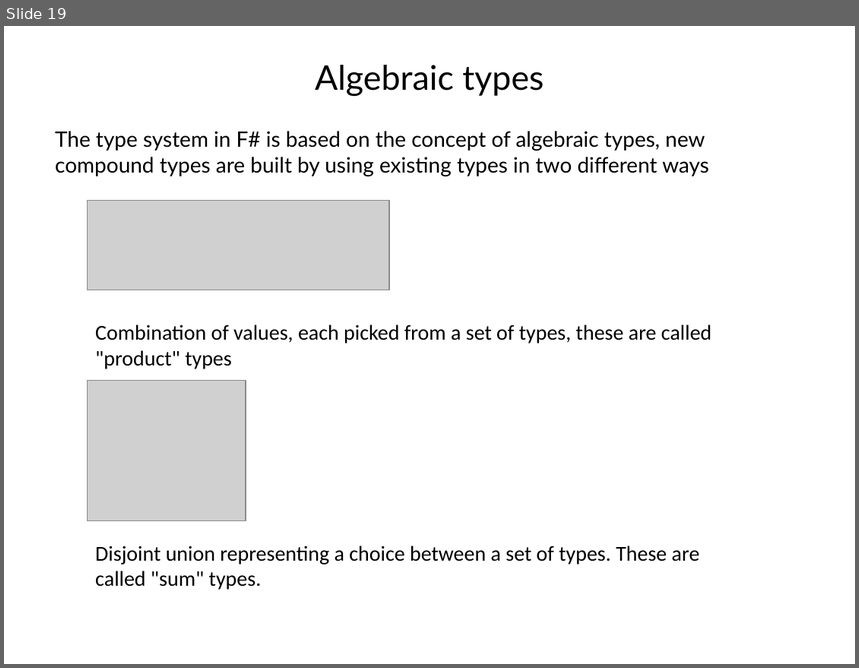
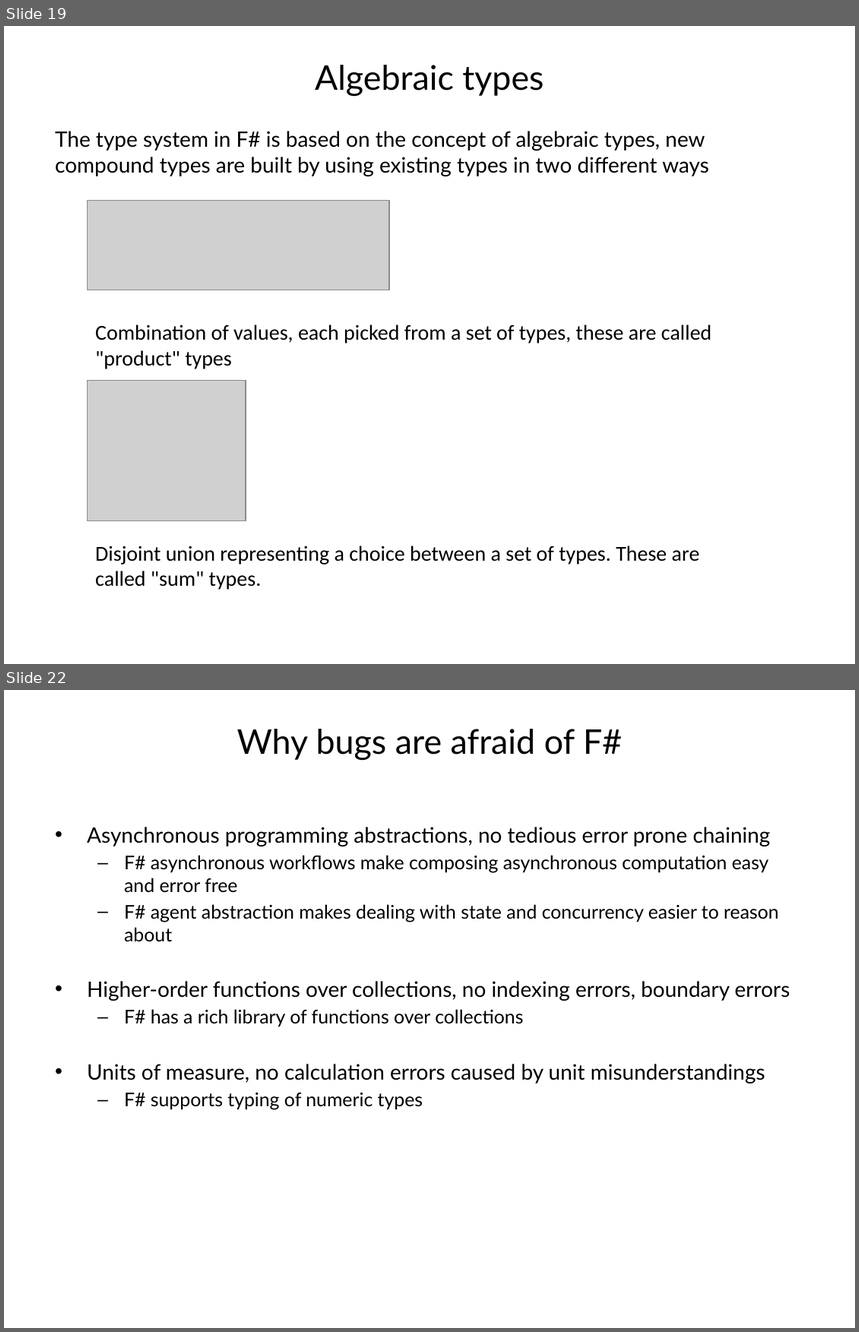
Before and after one commit to vba/presentations, a slide deck: fsharp/part1/presentation.pptx. Shown one above the other, each under a label of ours: slide 19 before the commit, slides 19 and 22 after it; the slides between them are not shown. The pictures are 859x668 and 859x1332 pixels, drawn with LibreOffice and Linux fonts; fonts in the diff are those of the drawing; grey boxes stand for pictures. Boxes give left, top, right and bottom in pixels: in the first picture for what was removed or moved away, otherwise in the second. Text is boxed around its words. In the diff, an @@ line names an element or a change of style, - is before the commit and + after.

```diff
--- a/fsharp/part1/presentation.pptx
+++ b/fsharp/part1/presentation.pptx
@@ slide 22 added at (4, 690, 855, 1328), background #FFFFFF @@
@@ title added at (237, 729, 622, 761), 28.8 pt, text #000000 @@
+Why bugs are afraid of F#
@@ text added at (87, 827, 791, 1110), 16 pt, text #000000 @@
+• Asynchronous programming abstractions, no tedious error prone chaining
+  – F# asynchronous workflows make composing asynchronous computation easy and error free
+  – F# agent abstraction makes dealing with state and concurrency easier to reason about
+• Higher-order functions over collections, no indexing errors, boundary errors
+  – F# has a rich library of functions over collections
+• Units of measure, no calculation errors caused by unit misunderstandings
+  – F# supports typing of numeric types
```
Also in this commit, not shown: 1 slide changed, 2 other slides added.
